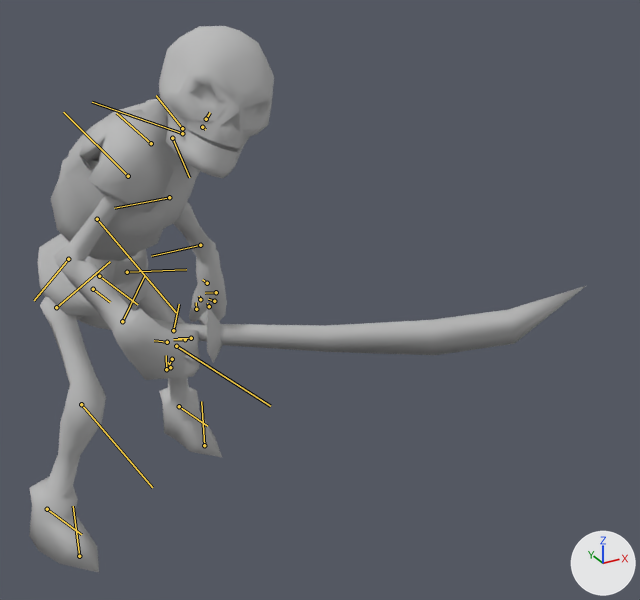
The FBX model Assets/Enemies/Skeleton/FantasyMonster/Skeleton/Ani/Skeleton@Block1.FBX, before and after one commit.
The view is the same before and after, from a 50 mm camera at (-0.141, -0.557, 0.385) aimed at (0.102, -0.116, 0.164). Lighting does not change. The marker at lower right points along +X, +Y and +Z. Both versions are drawn at frame 72 of the action 'Take 001'; the numbers are the values there. The bones that bend it are drawn over the model as lines.
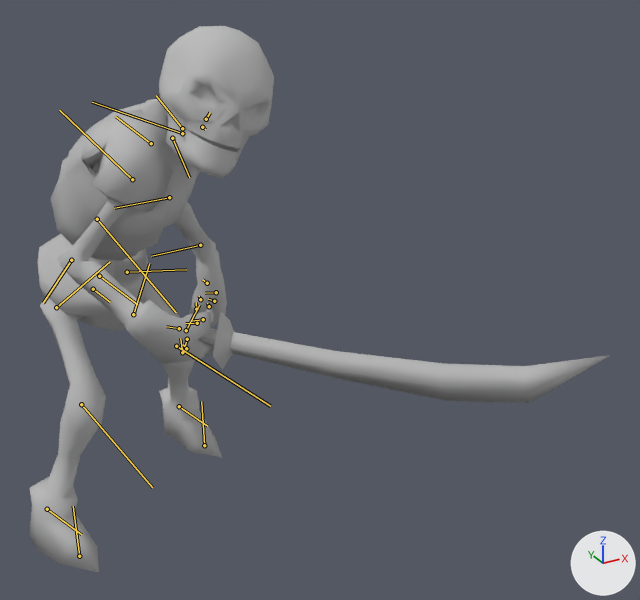
Boxes (x1, y1, x2, y2) around the edits, measured in the pictures (640 x 600 px):
'Object02', posed: (29, 26, 274, 573) in both
'Object01', posed: before (152, 286, 586, 363); after (199, 312, 610, 403)
bone 'Bip001 R Clavicle', root to tip: before (151, 143) to (116, 113); after (151, 143) to (115, 116)
bone 'Bip001 R UpperArm', root to tip: before (128, 176) to (63, 112); after (132, 179) to (59, 110)
bone 'Bip001 R Forearm', root to tip: before (68, 259) to (34, 300); after (71, 260) to (43, 303)
bone 'Bip001 R Hand', root to tip: before (122, 321) to (144, 276); after (133, 314) to (149, 263)
bone 'Bip001 Prop1', root to tip: before (173, 330) to (179, 304); after (186, 330) to (199, 305)

The change in detail:
Bone 'Bip001 R Clavicle' (bone_bip001_r_clavicle) turns from (-21, 14, -24) to (-27, 11, -31) degrees about its own x, y and z.
Bone 'Bip001 R UpperArm' (bone_bip001_r_upperarm) turns from (54, -29, -19) to (51, -31, -15) degrees about its own x, y and z.
Bone 'Bip001 R Forearm' (bone_bip001_r_forearm) turns from (21, -18, -67) to (26, -14, -75) degrees about its own x, y and z.
Bone 'Bip001 R Hand' (bone_bip001_r_hand) turns from (-5, 27, 12) to (-1, 27, 15) degrees about its own x, y and z.
Bone 'Bip001 Prop1' (bone_bip001_prop1) moves from (1.74, 6.65, 2.83) to (1.72, 6.9, 3.03).
Bone 'Bip001 Prop1' (bone_bip001_prop1) turns from (-58, 16, 9) to (-47, 16, 7) degrees about its own x, y and z.
